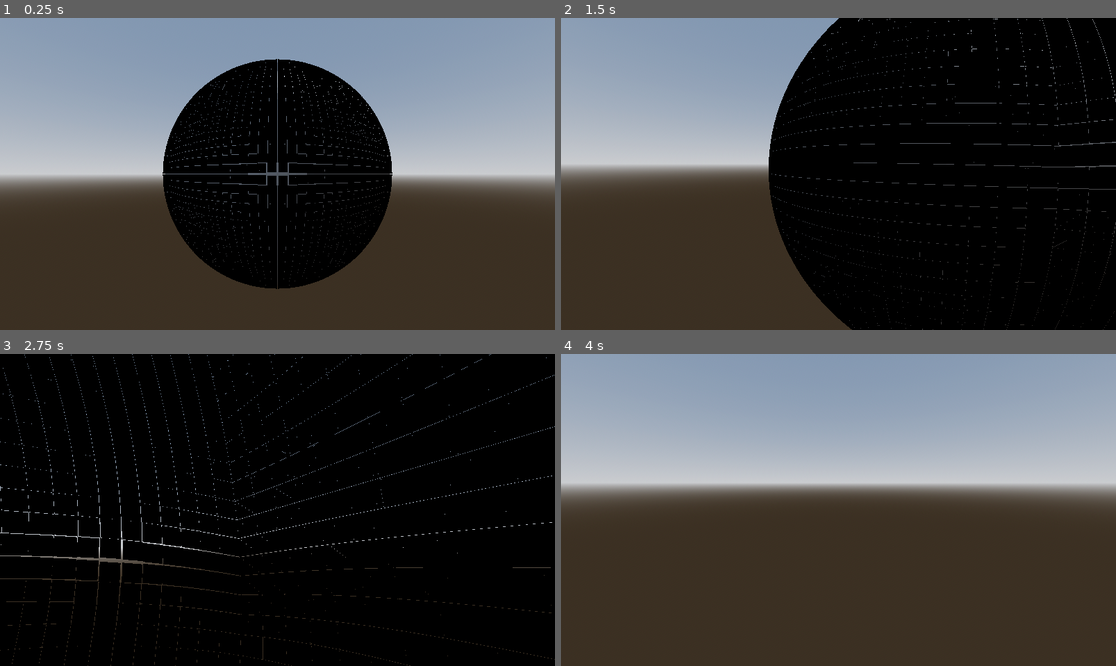
Above: before the commit, frames 1-4 (two rows, left to right).
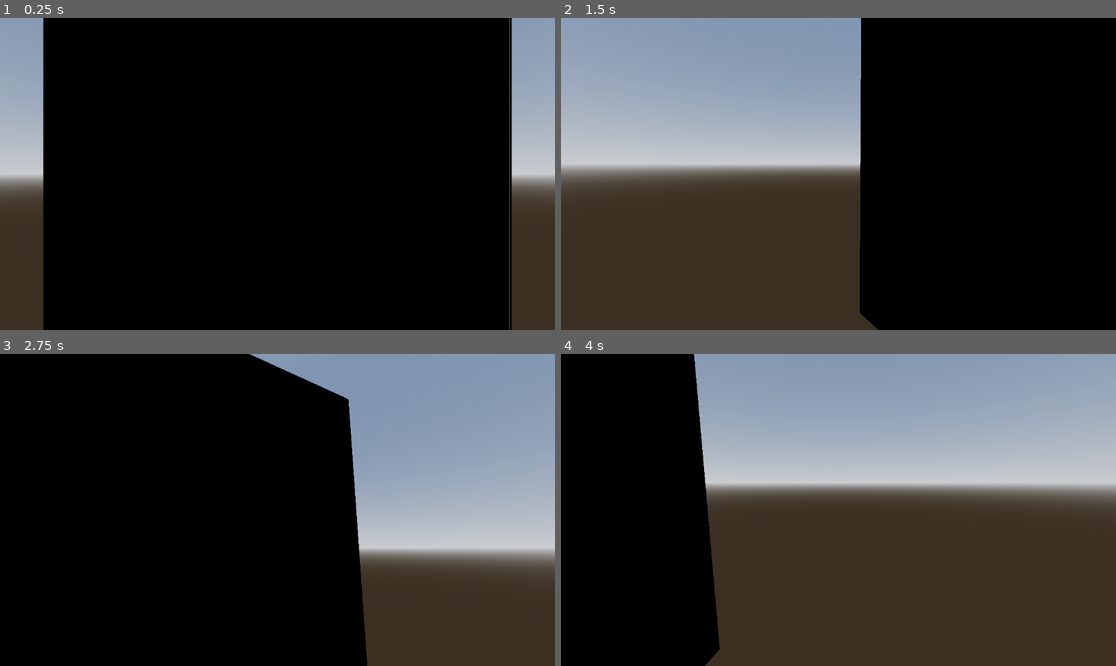
Above: after the commit, the same moments.

Repository: Shirtsy/mesh-tests
Game: Godot game, scene res://scenes/world_1/world_1.tscn
The game is run twice, just before and just after one commit, with the same random seed, the same clock (stepped at 60 frames per second) and the same inputs.
Inputs (mouse positions are in pixels of both pictures, inside the frame that each line leads up to):
- Up to frame 1 (0.25 s): no input
- Up to frame 2 (1.5 s): tap Enter at 0.5 s; move the mouse to (866, 174) at 0.52 s; hold W (forward) from 0.53 s (still down); tap Down (d_a) at 0.6 s; move the mouse to (810, 174) at 1.27 s; tap Left (l_a) at 1.35 s
- Up to frame 3 (2.75 s): keep holding W (forward); move the mouse to (288, 503) at 2.02 s; tap E (left_click) at 2.1 s
- Up to frame 4 (4 s): keep holding W (forward); move the mouse to (832, 516) at 2.77 s; tap Right (r_a) at 2.85 s; tap Space (up) at 3.5 s; move the mouse to (877, 513) at 3.52 s; tap Q (right_click) at 3.6 s

The runs differ from the first frame. In frame 1, 62% of the frame differs, in the area x 7-93%, y 0-100%; in frame 2, 13%; in frame 3, 38%; in frame 4, 26%.

Commit message:
Added distance camera

Diff:
--- a/project.godot
+++ b/project.godot
@@ -92,6 +92,11 @@
 ]
 }
 
+[layer_names]
+
+3d_render/layer_1="Near"
+3d_render/layer_2="Far"
+
 [physics]
 
 common/physics_jitter_fix=0.0
--- a/scenes/player/player.tscn
+++ b/scenes/player/player.tscn
@@ -11,3 +11,4 @@
 shape = SubResource("CapsuleShape3D_x7p2l")
 
 [node name="Camera3D" type="Camera3D" parent="."]
+current = true
--- /dev/null
+++ b/scenes/world_1/transform_copier.gd
@@ -0,0 +1,12 @@
+extends Node3D
+
+
+@export var target: Node3D
+
+
+func _ready() -> void:
+	assert(target, "Target has not been assigned.")
+
+
+func _process(_delta: float) -> void:
+	transform = target.transform
--- a/scenes/world_1/world_1.tscn
+++ b/scenes/world_1/world_1.tscn
@@ -1,10 +1,11 @@
-[gd_scene load_steps=11 format=3 uid="uid://bueu76vvaoudt"]
+[gd_scene load_steps=12 format=3 uid="uid://bueu76vvaoudt"]
 
 [ext_resource type="PackedScene" uid="uid://cwj02077nkreh" path="res://scenes/player/player.tscn" id="1_taxgw"]
 [ext_resource type="Script" uid="uid://c1lpsets2p1bs" path="res://scripts/quad_planet.gd" id="2_ic8tw"]
 [ext_resource type="Script" uid="uid://c7155kaqouvos" path="res://scripts/multinoise.gd" id="3_85w3x"]
 [ext_resource type="Script" uid="uid://dq610yatv5rmn" path="res://scenes/mesh_test_1/wire_copy.gd" id="4_p45x0"]
 [ext_resource type="Shader" uid="uid://crroawhqg5dkn" path="res://scripts/wire.gdshader" id="4_uuqyi"]
+[ext_resource type="Script" uid="uid://qbgexryir5oj" path="res://scenes/world_1/transform_copier.gd" id="6_6i63x"]
 
 [sub_resource type="ProceduralSkyMaterial" id="ProceduralSkyMaterial_taxgw"]
 sky_horizon_color = Color(0.662243, 0.671743, 0.686743, 1)
@@ -41,17 +42,38 @@
 shadow_enabled = true
 
 [node name="Player" parent="." instance=ExtResource("1_taxgw")]
-speed = 100.0
+speed = 100000.0
 
-[node name="QuadPlanet" type="MeshInstance3D" parent="." node_paths=PackedStringArray("marker")]
-transform = Transform3D(1, 0, 0, 0, 1, 0, 0, 0, 1, 0, 0, -2.06563)
+[node name="SubViewportContainer" type="SubViewportContainer" parent="."]
+anchors_preset = 15
+anchor_right = 1.0
+anchor_bottom = 1.0
+grow_horizontal = 2
+grow_vertical = 2
+
+[node name="SubViewport" type="SubViewport" parent="SubViewportContainer"]
+transparent_bg = true
+size = Vector2i(1152, 648)
+
+[node name="QuadPlanet" type="MeshInstance3D" parent="SubViewportContainer/SubViewport" node_paths=PackedStringArray("marker")]
+transform = Transform3D(1, 0, 0, 0, 1, 0, 0, 0, 1, 0, 0, -6.5e+06)
+layers = 3
+skeleton = NodePath("../../..")
 script = ExtResource("2_ic8tw")
-marker = NodePath("../Player")
+radius = 6e+06
+marker = NodePath("../../../Player")
 lod_distances = Array[float]([100.0, 50.0, 25.0, 5.0, 2.0, 0.5])
 multi_noise = SubResource("Resource_p45x0")
 metadata/_custom_type_script = ExtResource("2_ic8tw")
 
-[node name="Wire" type="MeshInstance3D" parent="QuadPlanet"]
+[node name="Wire" type="MeshInstance3D" parent="SubViewportContainer/SubViewport/QuadPlanet"]
 transform = Transform3D(1.001, 0, 0, 0, 1.001, 0, 0, 0, 1.001, 0, 0, 0)
+layers = 3
 material_override = SubResource("ShaderMaterial_6i63x")
 script = ExtResource("4_p45x0")
+
+[node name="Camera3D" type="Camera3D" parent="SubViewportContainer/SubViewport" node_paths=PackedStringArray("target")]
+near = 4000.0
+far = 4e+07
+script = ExtResource("6_6i63x")
+target = NodePath("../../../Player")
Not shown, added: scenes/world_1/transform_copier.gd.uid
